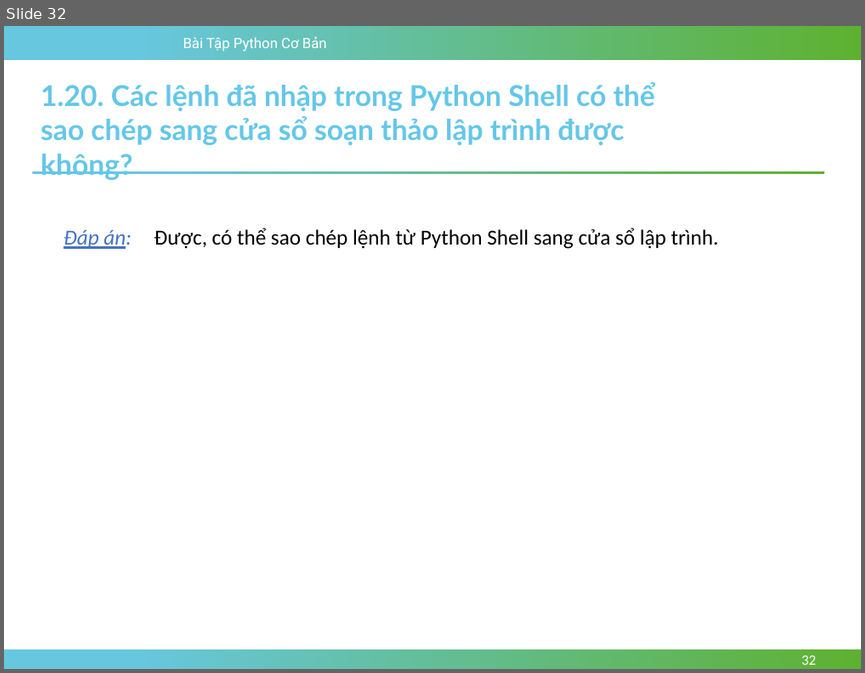
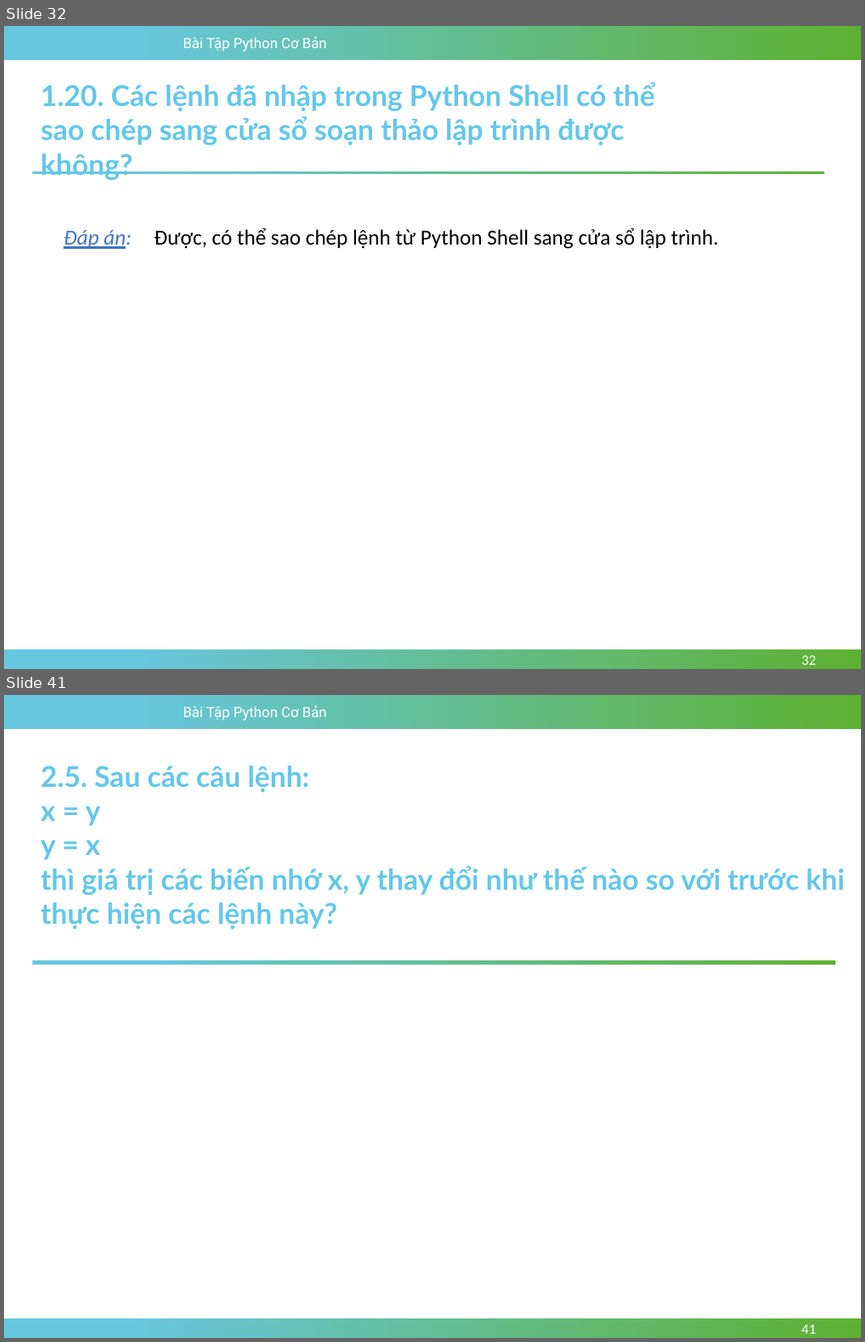
Before and after one commit to TriPhan0511/BaiTapPythonCoBan, a slide deck: documents/slides/Chuong-02-Lam-Quen-Voi-Moi-Truong-Tuong-Tac-Python.pptx. Shown one above the other, each under a label of ours: slide 32 before the commit, slides 32 and 41 after it; the slides between them are not shown. The pictures are 865x673 and 865x1342 pixels, drawn with LibreOffice and Linux fonts; fonts in the diff are those of the drawing; background and template pictures are left out. Boxes give left, top, right and bottom in pixels: in the first picture for what was removed or moved away, otherwise in the second. Text is boxed around its words. In the diff, an @@ line names an element or a change of style, - is before the commit and + after.

```diff
--- a/documents/slides/Chuong-02-Lam-Quen-Voi-Moi-Truong-Tuong-Tac-Python.pptx
+++ b/documents/slides/Chuong-02-Lam-Quen-Voi-Moi-Truong-Tuong-Tac-Python.pptx
@@ slide 41 added at box(4, 695, 861, 1338), background #FFFFFF; not listed: 3 template elements that a slide beside it also shows @@
@@ text added at box(41, 766, 844, 929), 24 pt, text #64C7E9, bold @@
+2.5. Sau các câu lệnh:
+x = y
+y = x
+thì giá trị các biến nhớ x, y thay đổi như thế nào so với trước khi thực hiện các lệnh này?
@@ rectangle added at box(32, 960, 835, 965), fill gradient #67C7DF to #5EB130 @@
@@ page number added at box(801, 1324, 816, 1333), 12 pt, text #FFFFFF @@
+41
```
Also in this commit, not shown: 1 slide changed, 13 other slides added, 10 other files.
